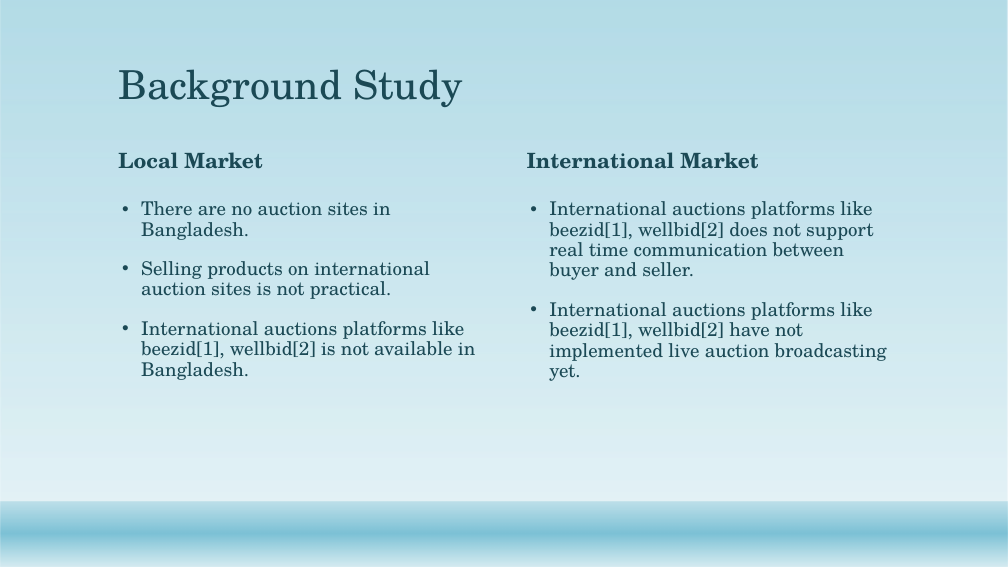
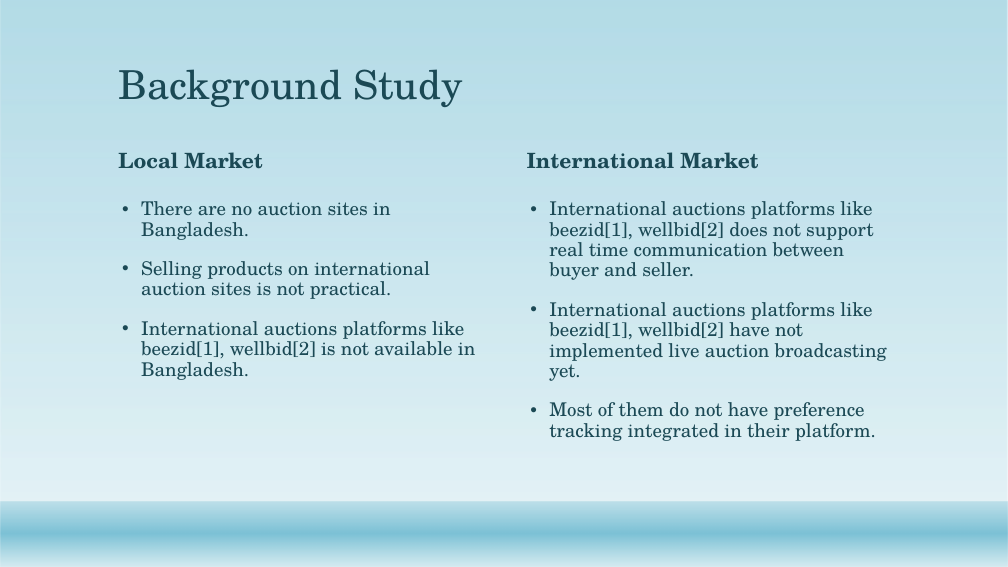
Before and after one commit to IAmMonmoy/Practice-work, a slide deck: slide 5 of NilamHut.pptx. Drawn at 1008x567 pixels with LibreOffice and Linux fonts; fonts in the diff are those of the drawing; background and template pictures are left out. Boxes give left, top, right and bottom in pixels: in the first picture for what was removed or moved away, otherwise in the second. Text is boxed around its words. In the diff, an @@ line names an element or a change of style, - is before the commit and + after.

```diff
--- a/NilamHut.pptx
+++ b/NilamHut.pptx
@@ text at (549, 402, 876, 441): paragraph added @@
+• Most of them do not have preference tracking integrated in their platform.
```
Also in this commit, not shown: 5 other slides changed.
